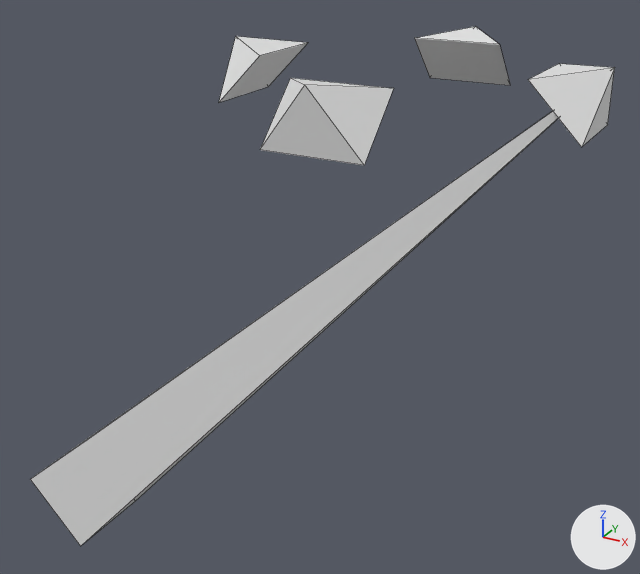
The Blender file blender/blend/loader.blend, before and after one commit.
The view is the same before and after, from a camera (50 mm lens) standing at (14.2, -32.9, 13.5) and looking at (-5.2, 2.4, -4.2). Every picture has the same lights, and +X, +Y and +Z are marked at lower right. Mesh edges are drawn as thin lines.

Objects in the first picture: 'prj.001', 'rcam.001', 'rcam.002', 'rcam.003', 'rcam.004'.
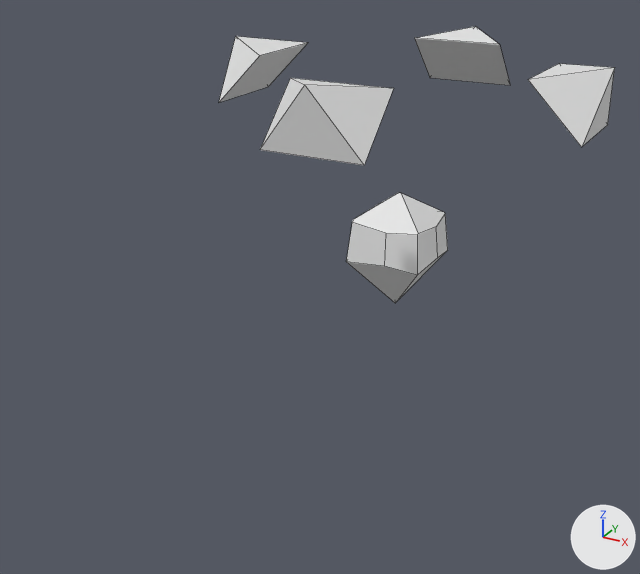
Where the change shows, as pixel boxes [x1, y1, x2, y2] in the pictures (640 x 574 px):
'prj.001', deleted: before [31, 111, 558, 546]
'pobj', added: after [346, 193, 448, 303]

The change, as a list of edits to the scene's bpy script:
```text
Add me_rcam_043:
    me_rcam_043.from_pydata(...)  # 28 vertices, 16 faces; spans x -1.8..1.84, y -2.09..1.84, z -6.69..-4.73
Remove ob_prj_001:
    ob_prj_001 = bpy.data.objects.new('prj.001', me_rcam_001)
    ob_prj_001.location = (8.0, 0.0, 8.0)
    ob_prj_001.rotation_euler = (0.79, 0.0102, 1.565)  # degrees (45, 0.6, 90)
    ob_prj_001.scale = (1.0, 1.0, 5.0)
Add ob_pobj:
    ob_pobj = bpy.data.objects.new('pobj', me_rcam_043)
    ob_pobj.location = (8.0, 0.0, 8.0)
    ob_pobj.rotation_euler = (0.79, 0.0102, 1.565)  # degrees (45, 0.6, 90)
    ob_pobj.scale = (1.0, 1.0, 2.0)
```
